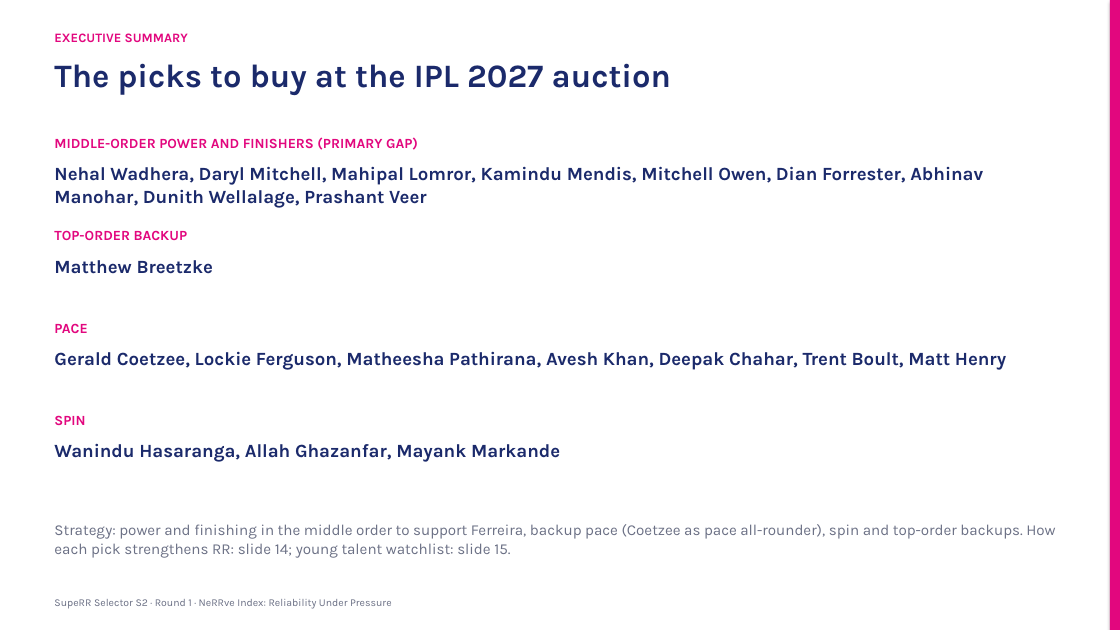
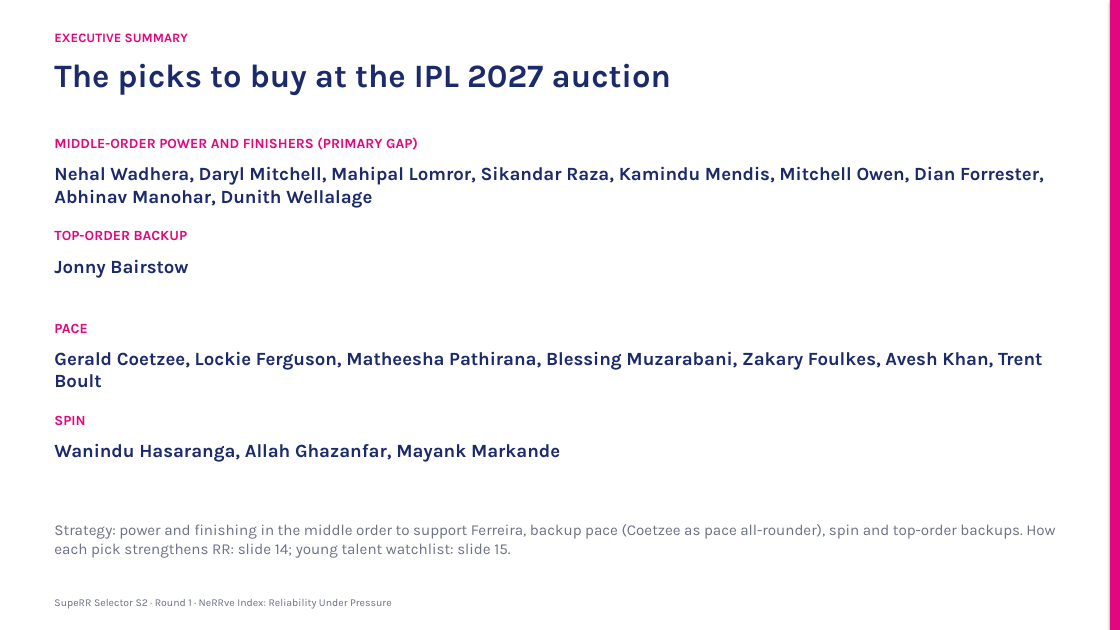
Before and after one commit to KoduruChandrasekhar/RRAuction-, a slide deck: slide 2 of submission/NeRRve_Deck.pptx. Drawn at 1120x630 pixels with LibreOffice and Linux fonts; fonts in the diff are those of the drawing. Boxes give left, top, right and bottom in pixels: in the first picture for what was removed or moved away, otherwise in the second. Text is boxed around its words. In the diff, an @@ line names an element or a change of style, - is before the commit and + after.

```diff
--- a/submission/NeRRve_Deck.pptx
+++ b/submission/NeRRve_Deck.pptx
@@ text at [54, 166, 1044, 208]: text changed @@
-Nehal Wadhera, Daryl Mitchell, Mahipal Lomror, Kamindu Mendis, Mitchell Owen, Dian Forrester, Abhinav Manohar, Dunith Wellalage, Prashant Veer
+Nehal Wadhera, Daryl Mitchell, Mahipal Lomror, Sikandar Raza, Kamindu Mendis, Mitchell Owen, Dian Forrester, Abhinav Manohar, Dunith Wellalage
@@ text at [54, 260, 188, 278]: text changed @@
-Matthew Breetzke
+Jonny Bairstow
@@ text at [54, 351, 1042, 388]: text changed @@
-Gerald Coetzee, Lockie Ferguson, Matheesha Pathirana, Avesh Khan, Deepak Chahar, Trent Boult, Matt Henry
+Gerald Coetzee, Lockie Ferguson, Matheesha Pathirana, Blessing Muzarabani, Zakary Foulkes, Avesh Khan, Trent Boult
```
Also in this commit, not shown: 8 other slides changed, 7 other files.
